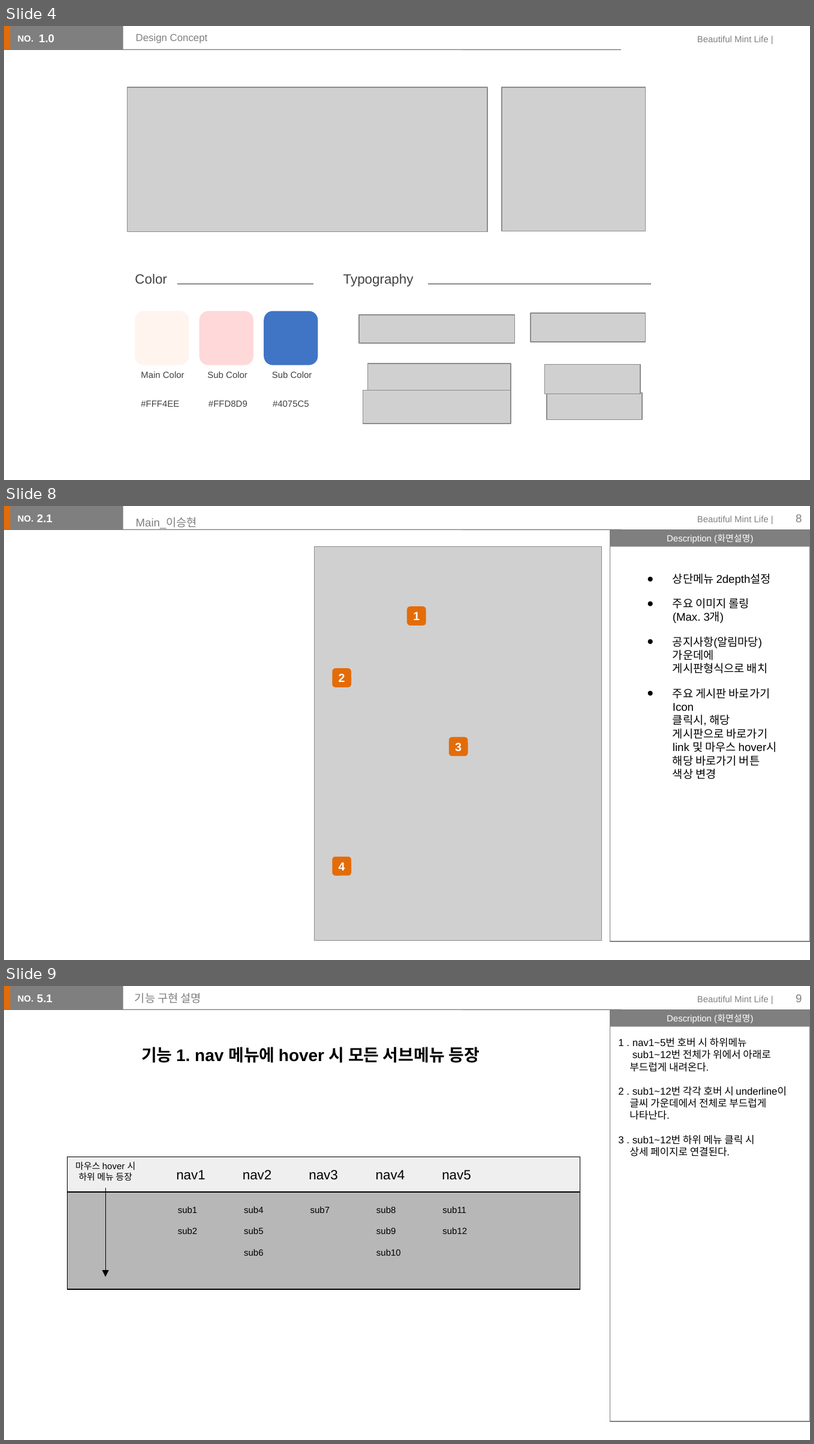
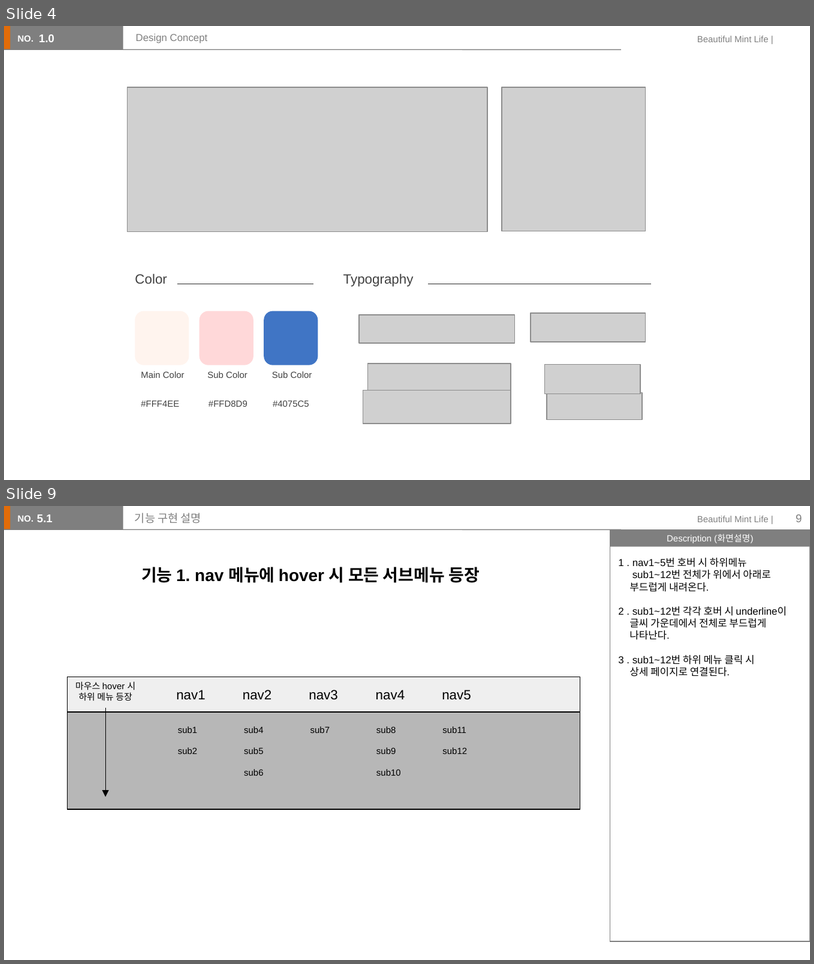
Before and after one commit to lsh58/homework, a slide deck: 스토리보드수행과제/스토리보드수행과제.pptx. Shown one above the other, each under a label of ours: slides 4, 8 and 9 before the commit, slides 4 and 9 after it; the slides between them are not shown. The pictures are 814x1444 and 814x964 pixels, drawn with LibreOffice and Linux fonts; fonts in the diff are those of the drawing; grey boxes stand for pictures. Boxes give left, top, right and bottom in pixels: in the first picture for what was removed or moved away, otherwise in the second. Text is boxed around its words. In the diff, an @@ line names an element or a change of style, - is before the commit and + after.

```diff
--- a/스토리보드수행과제/스토리보드수행과제.pptx
+++ b/스토리보드수행과제/스토리보드수행과제.pptx
@@ slide 8 removed at (4,506,810,960), background #FFFFFF; not listed: 7 template elements that a slide beside it also shows @@
@@ text removed at (37,514,53,522) @@
-2.1
@@ title removed at (136,518,197,529) @@
-Main_이승현
@@ page number removed at (796,514,802,522) @@
-8
@@ picture removed at (314,546,602,940) @@
@@ text removed at (673,573,777,779) @@
-● 상단메뉴 2depth설정
-● 주요 이미지 롤링 (Max. 3개)
-● 공지사항(알림마당)
-  가운데에 게시판형식으로 배치
-● 주요 게시판 바로가기 Icon
-  클릭시, 해당 게시판으로 바로가기 link 및 마우스 hover시 해당 바로가기 버튼 색상 변경
@@ rounded rectangle removed at (407,606,426,625) @@
-1
@@ rounded rectangle removed at (332,668,351,687) @@
-2
@@ rounded rectangle removed at (449,736,468,756) @@
-3
@@ rounded rectangle removed at (332,856,351,876) @@
-4
```
Also in this commit, not shown: 2 slides changed, 2 slides added, 1 other slide removed.
